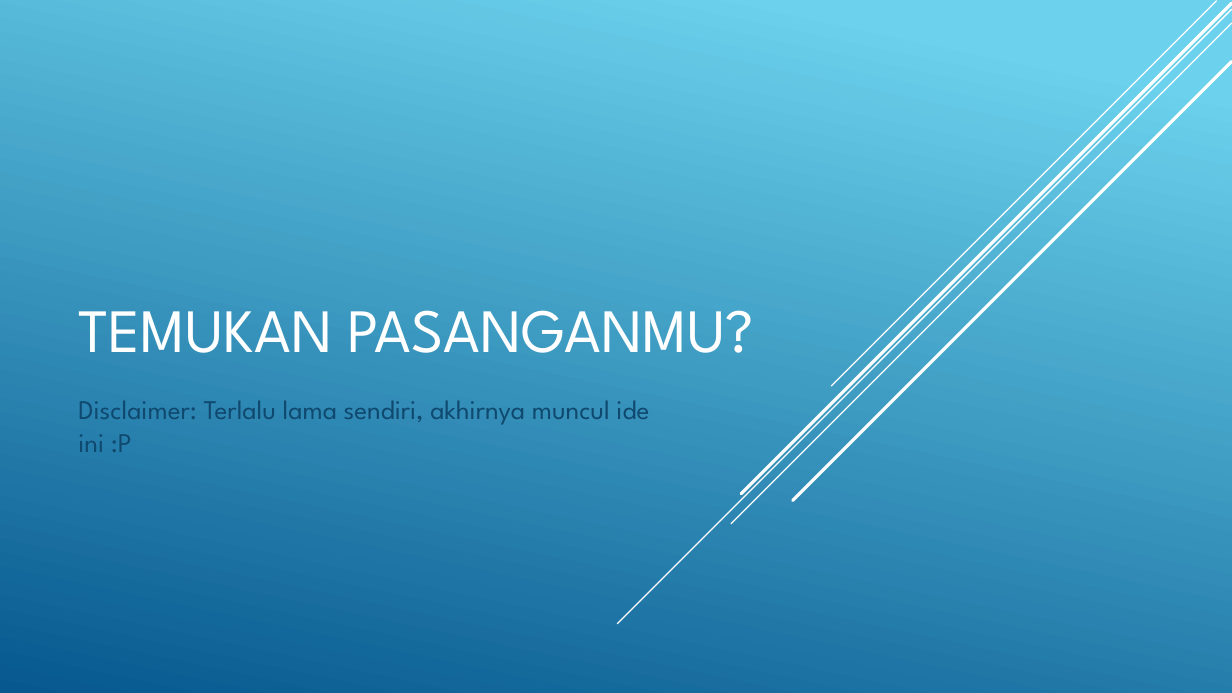
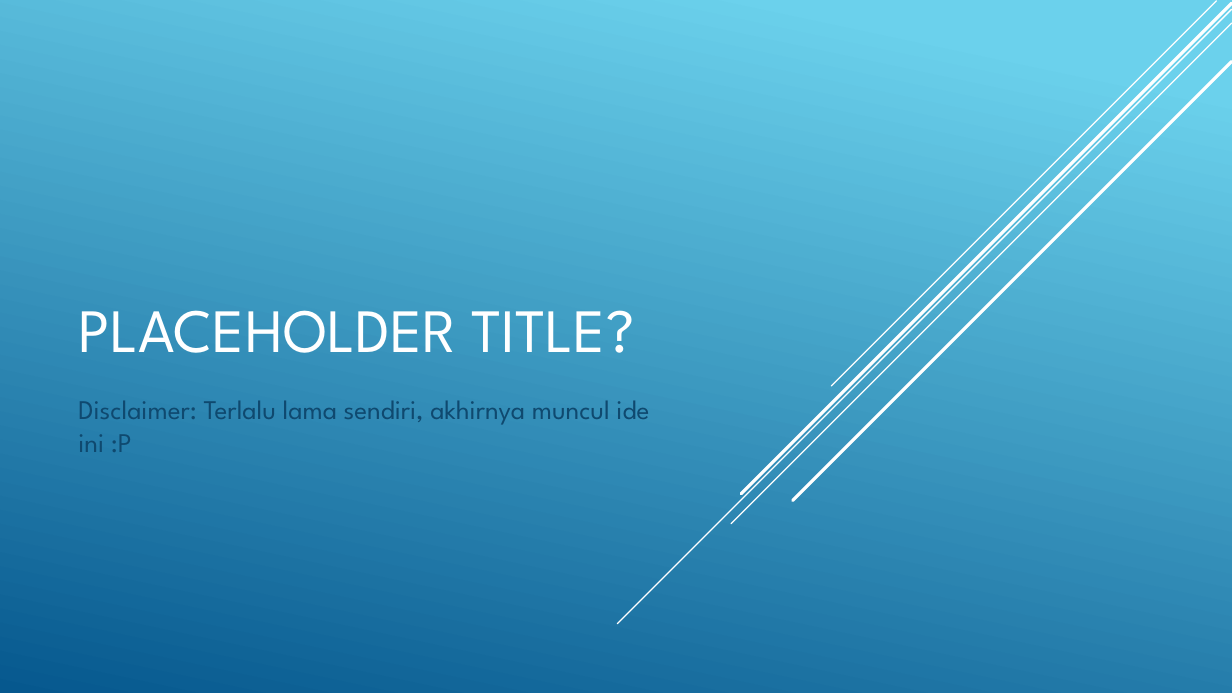
Before and after one commit to unikom2016/div-codelabs, a slide deck: slide 1 of phase_3/Presentation1.pptx. Drawn at 1232x693 pixels with LibreOffice and Linux fonts; fonts in the diff are those of the drawing. Boxes give left, top, right and bottom in pixels: in the first picture for what was removed or moved away, otherwise in the second. Text is boxed around its words. In the diff, an @@ line names an element or a change of style, - is before the commit and + after.

```diff
--- a/phase_3/Presentation1.pptx
+++ b/phase_3/Presentation1.pptx
@@ title at bbox=[78, 310, 635, 353]: text changed @@
-TEMUKAN PASANGANMU?
+PLACEHOLDER TITLE?
```
Also in this commit, not shown: 9 slides added, 1 slide removed, 25 other files.
